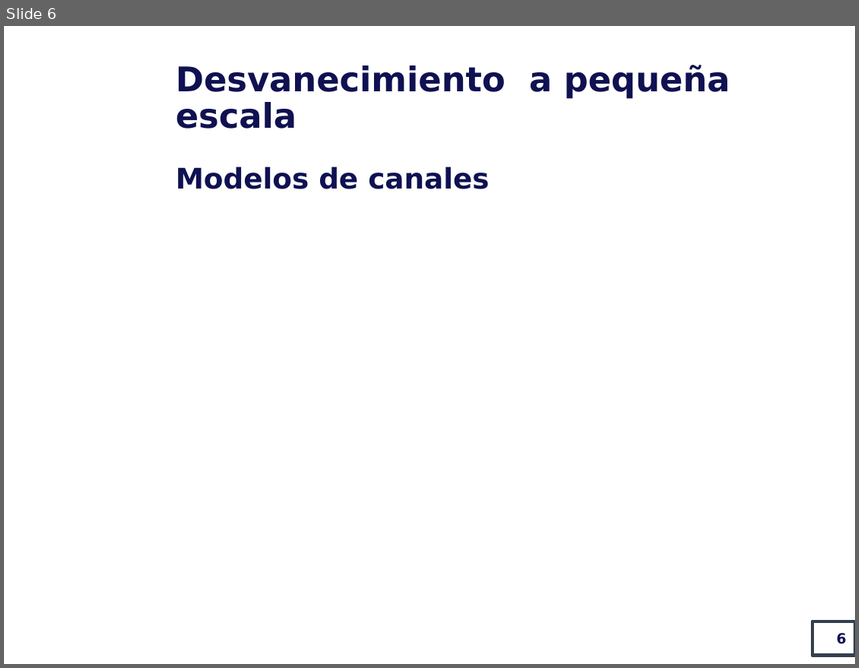
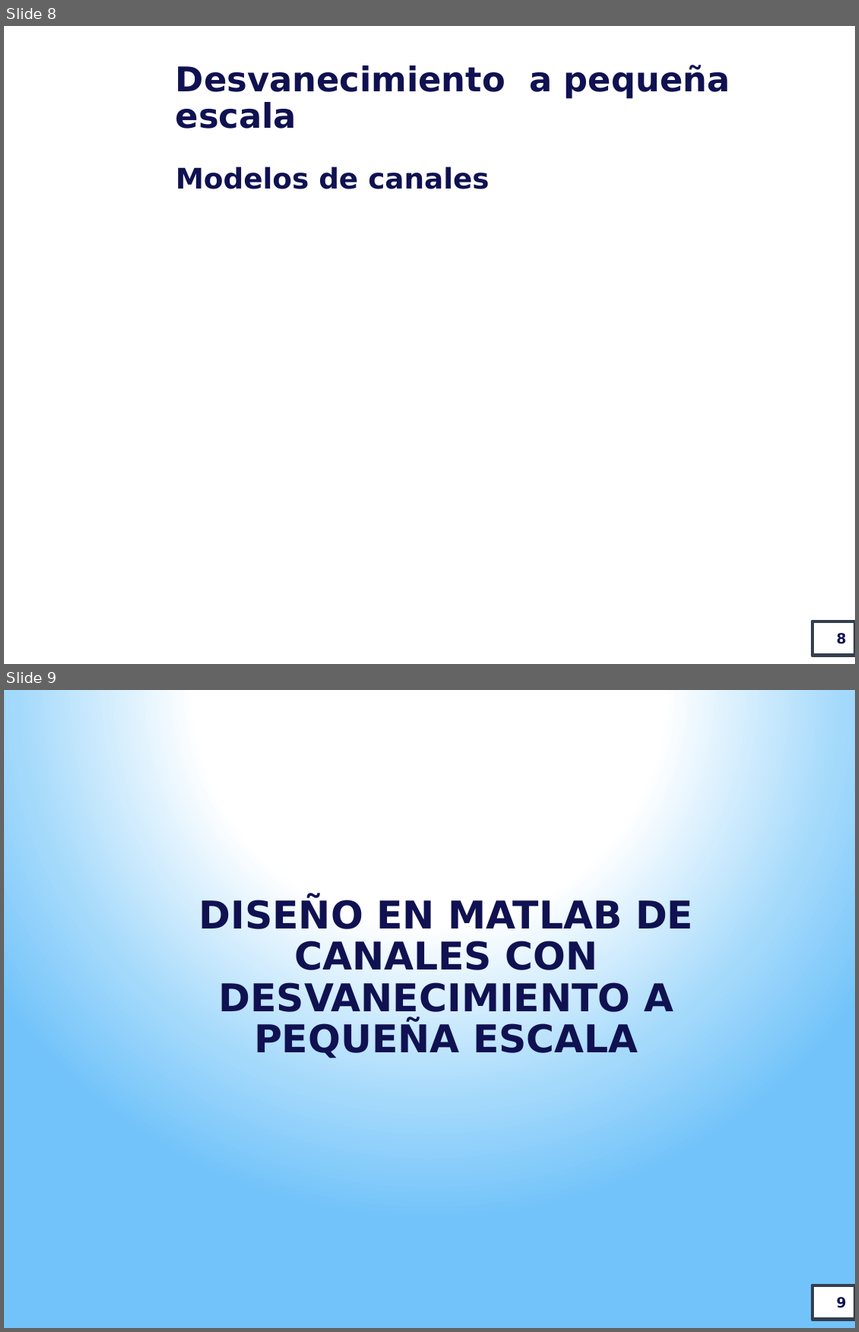
Before and after one commit to nathanojnabetse/canales_desvanecimiento_JIEE_XXIX, a slide deck: Documentación/Presentación XXIX_JIEE_EPN_2019_paper_39.pptx. Shown one above the other, each under a label of ours: slide 6 before the commit, slides 8 and 9 after it. The pictures are 859x668 and 859x1332 pixels, drawn with LibreOffice and Linux fonts; fonts in the diff are those of the drawing; grey boxes stand for pictures; background and template pictures are left out. Boxes give left, top, right and bottom in pixels: in the first picture for what was removed or moved away, otherwise in the second. Text is boxed around its words. In the diff, an @@ line names an element or a change of style, - is before the commit and + after.

```diff
--- a/Documentación/Presentación XXIX_JIEE_EPN_2019_paper_39.pptx
+++ b/Documentación/Presentación XXIX_JIEE_EPN_2019_paper_39.pptx
@@ slide 9 added at [4, 690, 855, 1328], background gradient #FFFFFF to #A3D9FB to #72C3FA @@
@@ title added at [199, 897, 693, 1059], 32.4 pt, text #0F1151, bold @@
+DISEÑO EN MATLAB DE CANALES CON DESVANECIMIENTO A PEQUEÑA ESCALA
@@ page number added at [813, 1286, 855, 1320], fill #FFFFFF, outline #333F50 3 pt, 12 pt, text #0F1151, bold @@
+9
@@ what was slide 6 is now slide 8 @@
@@ page number at [837, 633, 847, 645]: text changed @@
-6
+8
```
Also in this commit, not shown: 2 slides changed, 4 other slides added.
